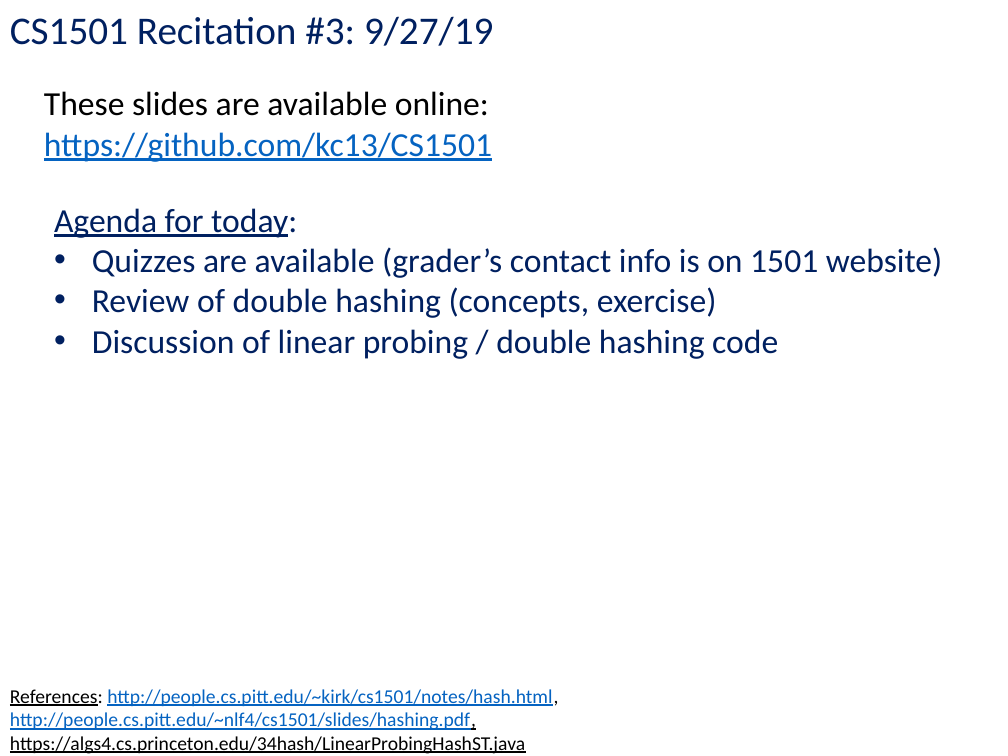
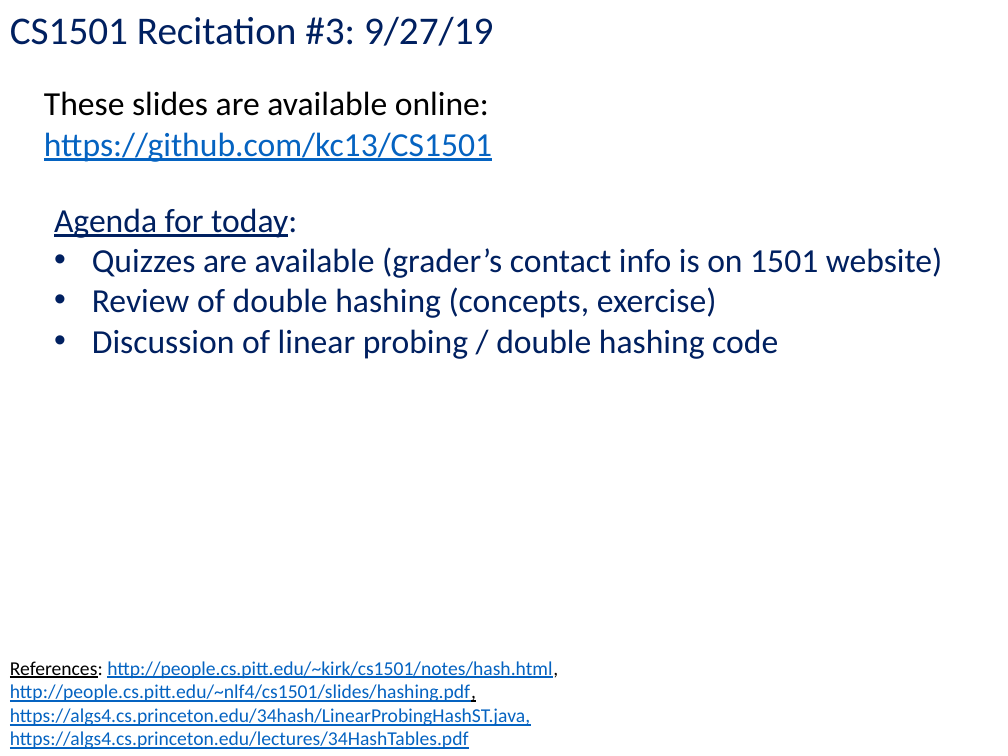
Before and after one commit to kc13/CS1501, a slide deck: slide 1 of cs1501_rec3_Sept27.pptx. Drawn at 1008x756 pixels with LibreOffice and Linux fonts; fonts in the diff are those of the drawing. Boxes give left, top, right and bottom in pixels: in the first picture for what was removed or moved away, otherwise in the second. Text is boxed around its words. In the diff, an @@ line names an element or a change of style, - is before the commit and + after.

```diff
--- a/cs1501_rec3_Sept27.pptx
+++ b/cs1501_rec3_Sept27.pptx
@@ text at [10,661,558,749]: text changed @@
-References: http://people.cs.pitt.edu/~kirk/cs1501/notes/hash.html, http://people.cs.pitt.edu/~nlf4/cs1501/slides/hashing.pdf, https://algs4.cs.princeton.edu/34hash/LinearProbingHashST.java
+References: http://people.cs.pitt.edu/~kirk/cs1501/notes/hash.html, http://people.cs.pitt.edu/~nlf4/cs1501/slides/hashing.pdf, https://algs4.cs.princeton.edu/34hash/LinearProbingHashST.java,
+https://algs4.cs.princeton.edu/lectures/34HashTables.pdf
```
